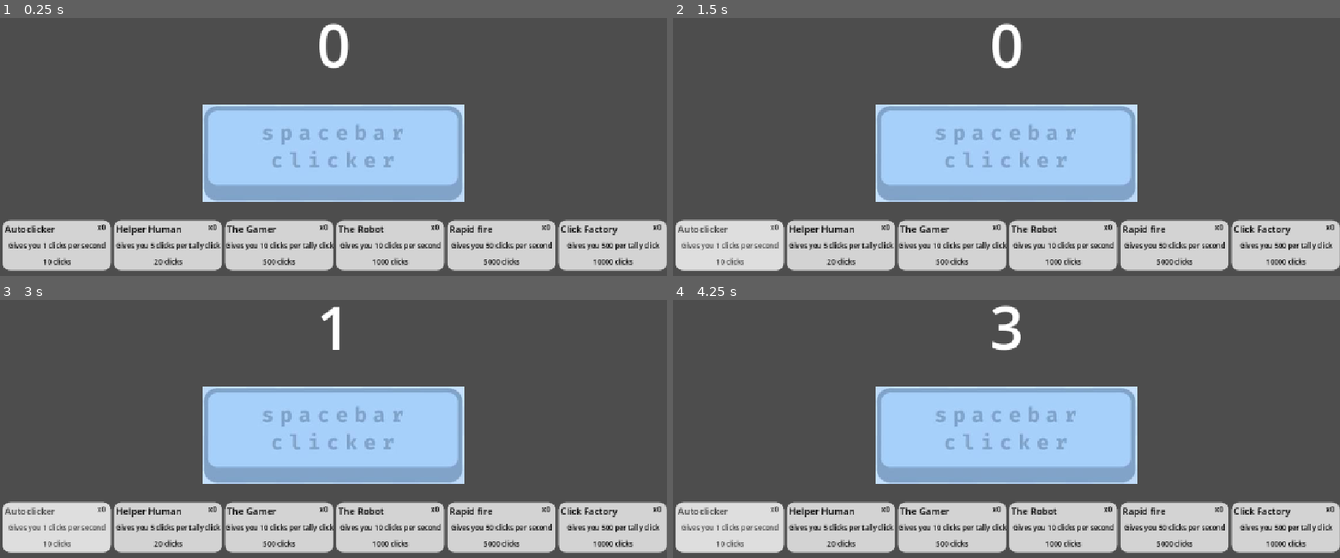
Above: before the commit, frames 1-4 (two rows, left to right).
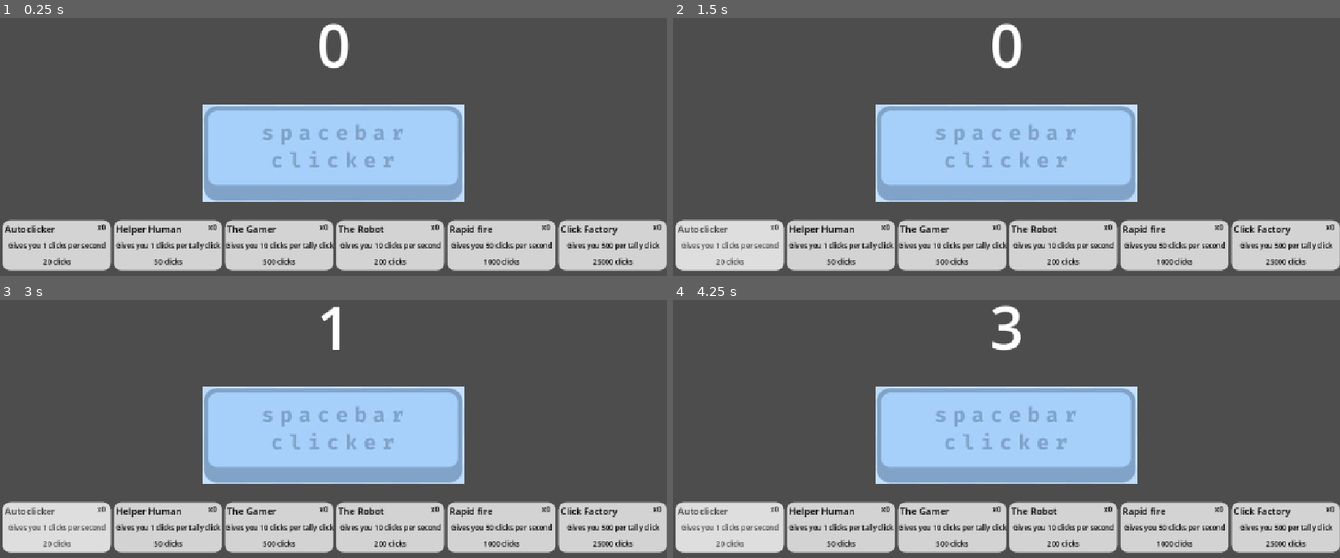
Above: after the commit, the same moments.

Repository: 1fh2gj3hk4jl/Spacebar_Clicker
Game: Godot game, scene res://main_level.tscn
Two runs of this game, one before a commit and one after it. Both use one fixed random seed, a clock stepped at 60 frames per second and the inputs below.
Inputs (mouse positions are in pixels of both pictures, inside the frame that each line leads up to):
- Up to frame 1 (0.25 s): no input
- Up to frame 2 (1.5 s): click (733, 245) at 0.52 s; click (733, 245) at 1.27 s
- Up to frame 3 (3 s): click (60, 527) at 2.02 s; tap Enter at 2.75 s; tap Space (spacebar) at 2.85 s
- Up to frame 4 (4.25 s): tap Space (spacebar) at 3.5, 3.6 s

The runs differ from the first frame. In frame 1, 0.2% of the frame differs, in the area x 6-91%, y 87-96%; in frame 2, 0.2%; in frame 3, 0.2%; in frame 4, 0.2%.

Commit message:
balancing changes

Diff:
--- a/shop.gd
+++ b/shop.gd
@@ -4,12 +4,12 @@
 # formatted like
 # [Name, Description, Price, Click Increase, Click per second]
 var itemlist := [
-["Autoclicker", "Gives you 1 clicks per second", 10, 0, 1],
-["Helper Human", "Gives you 5 clicks per tally click", 20, 5, 0],
+["Autoclicker", "Gives you 1 clicks per second", 20, 0, 1],
+["Helper Human", "Gives you 1 clicks per tally click", 50, 1, 0],
 ["The Gamer", "Gives you 10 clicks per tally click", 500, 10, 0],
-["The Robot", "Gives you 10 clicks per second", 1000, 0, 10],
-["Rapid fire", "Gives you 50 clicks per second", 5000, 0, 50],
-["Click Factory", "Gives you 500 per tally click", 10000, 500, 0],
+["The Robot", "Gives you 10 clicks per second", 200, 0, 10],
+["Rapid fire", "Gives you 50 clicks per second", 1000, 0, 50],
+["Click Factory", "Gives you 500 per tally click", 25000, 500, 0],
 ]
 
 # Called when the node enters the scene tree for the first time.
